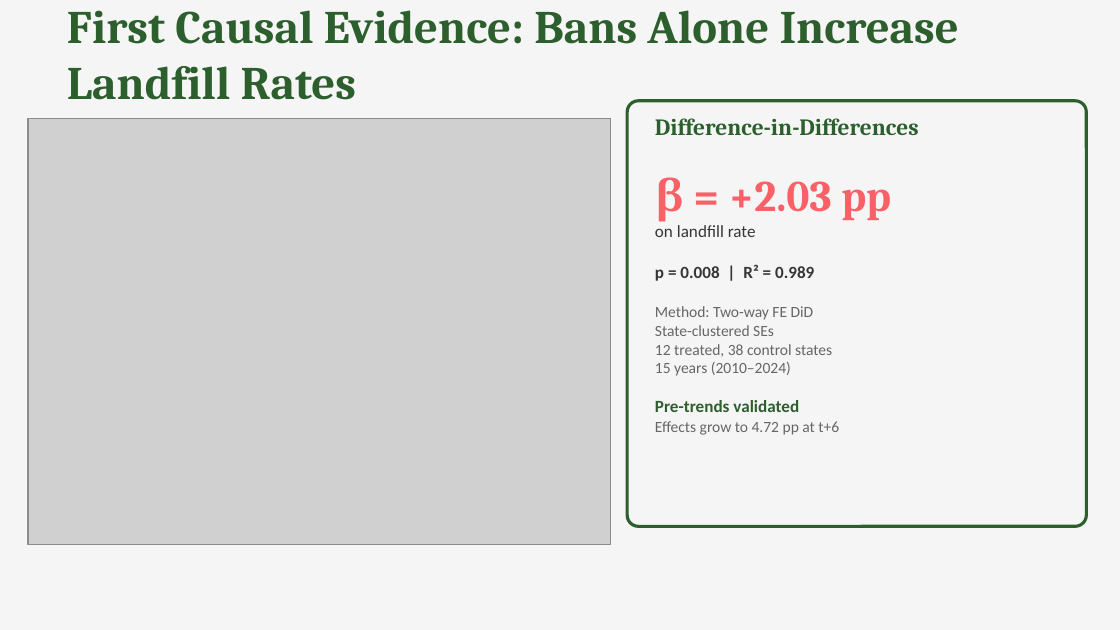
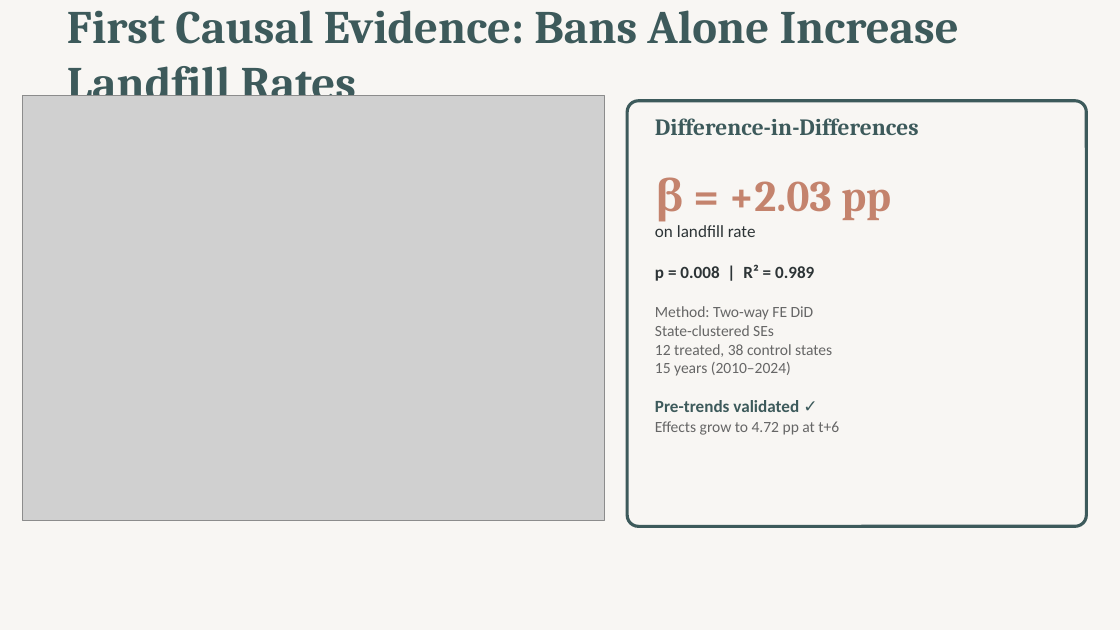
Before and after one commit to Asbetos/Datathon-Spring-2026, a slide deck: slide 12 of outputs/final/presentation.pptx. Drawn at 1120x630 pixels with LibreOffice and Linux fonts; fonts in the diff are those of the drawing; grey boxes stand for pictures. Boxes give left, top, right and bottom in pixels: in the first picture for what was removed or moved away, otherwise in the second. Text is boxed around its words. In the diff, an @@ line names an element or a change of style, - is before the commit and + after.

```diff
--- a/outputs/final/presentation.pptx
+++ b/outputs/final/presentation.pptx
@@ background #F5F5F5 to #F8F6F3 @@
@@ text "First Causal Evidence: Bans Alone ..." at (67,10,959,96): text colour #2C5F2D to #3D5A5B @@
@@ picture: place and size @@
-picture at (28,119,610,544)
+picture at (22,95,605,521)
@@ rounded rectangle at (627,101,1086,526): fill #F5F5F5 to #F8F6F3; outline #2C5F2D 2 pt to #3D5A5B 2 pt @@
@@ text at (655,118,919,435): text changed @@
-Difference-in-Differences
-β = +2.03 pp
-on landfill rate
-p = 0.008 | R² = 0.989
-Method: Two-way FE DiD
-State-clustered SEs
-12 treated, 38 control states
-15 years (2010–2024)
-Pre-trends validated
-Effects grow to 4.72 pp at t+6
+Difference-in-Differences
+β = +2.03 pp
+on landfill rate
+p = 0.008 | R² = 0.989
+Method: Two-way FE DiD
+State-clustered SEs
+12 treated, 38 control states
+15 years (2010–2024)
+Pre-trends validated ✓
+Effects grow to 4.72 pp at t+6
```
Also in this commit, not shown: 16 other slides changed, 35 other files.
